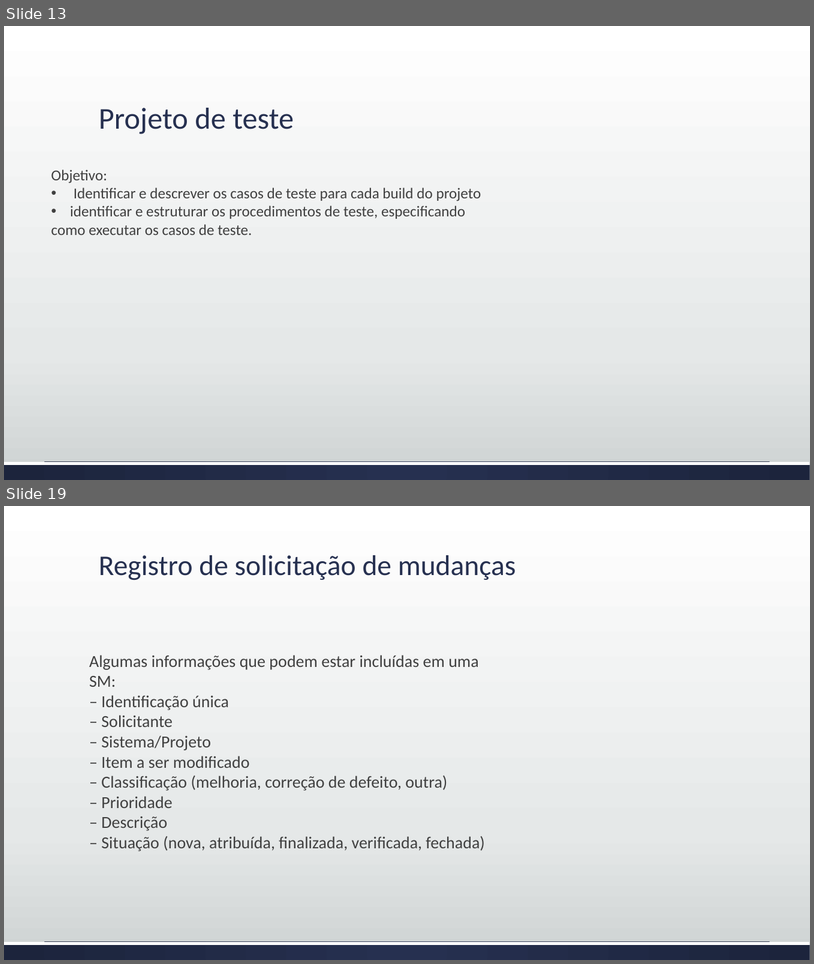
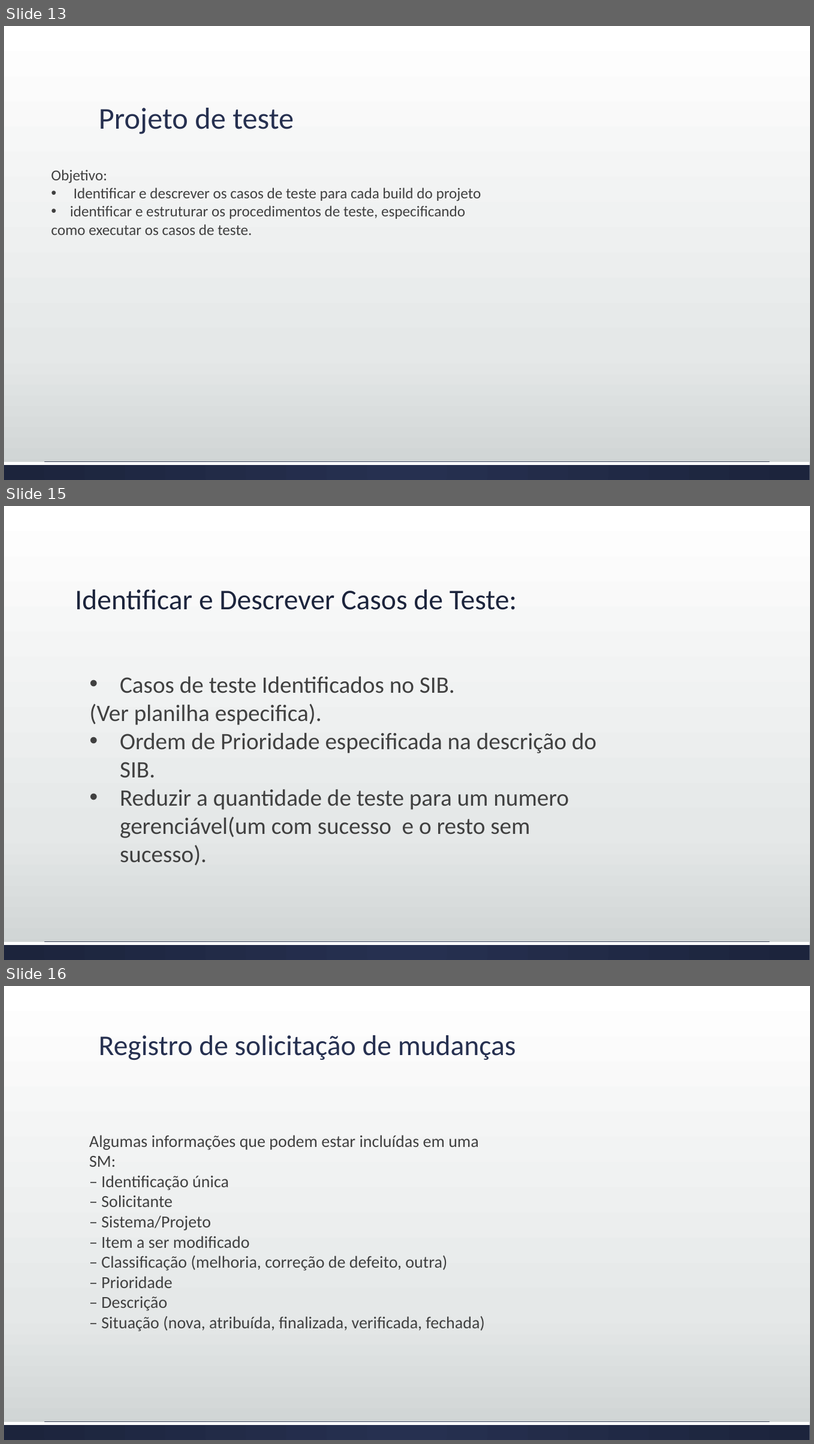
Before and after one commit to josimarpe/SIB, a slide deck: Requisitos/Plano de Projeto 1.pptx. Shown one above the other, each under a label of ours: slides 13 and 19 before the commit, slides 13, 15 and 16 after it; the slides between them are not shown. The pictures are 814x964 and 814x1444 pixels, drawn with LibreOffice and Linux fonts; fonts in the diff are those of the drawing. Boxes give left, top, right and bottom in pixels: in the first picture for what was removed or moved away, otherwise in the second. Text is boxed around its words. In the diff, an @@ line names an element or a change of style, - is before the commit and + after.

```diff
--- a/Requisitos/Plano de Projeto 1.pptx
+++ b/Requisitos/Plano de Projeto 1.pptx
@@ slide 15 added at (x1=4, y1=506, x2=810, y2=960), background gradient #FFFFFF to #E5E8E8 to #CDD2D2; not listed: 2 template elements that a slide beside it also shows @@
@@ title added at (x1=75, y1=589, x2=517, y2=610), 34 pt, text #1D243C @@
+Identificar e Descrever Casos de Teste:
@@ text added at (x1=90, y1=676, x2=597, y2=865), 28 pt, text #404040 @@
+• Casos de teste Identificados no SIB.
+(Ver planilha especifica).
+• Ordem de Prioridade especificada na descrição do SIB.
+• Reduzir a quantidade de teste para um numero gerenciável(um com sucesso e o resto sem sucesso).
@@ what was slide 19 is now slide 16 @@
```
Also in this commit, not shown: 2 slides changed, 1 other slide added, 5 slides removed.
